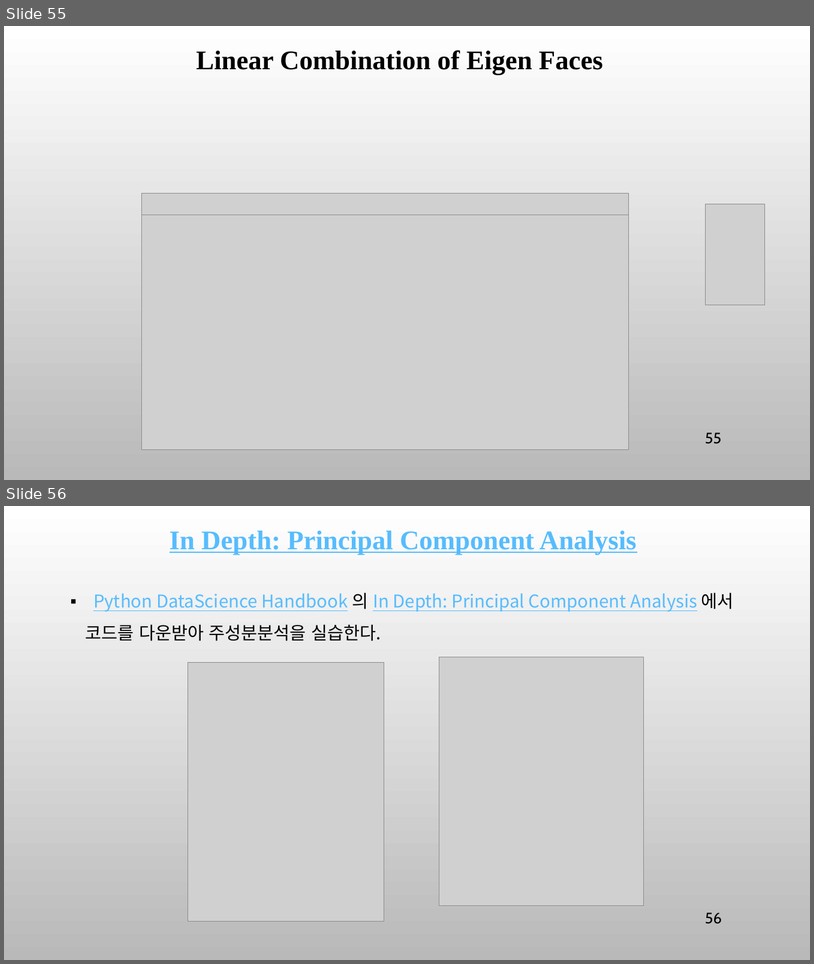
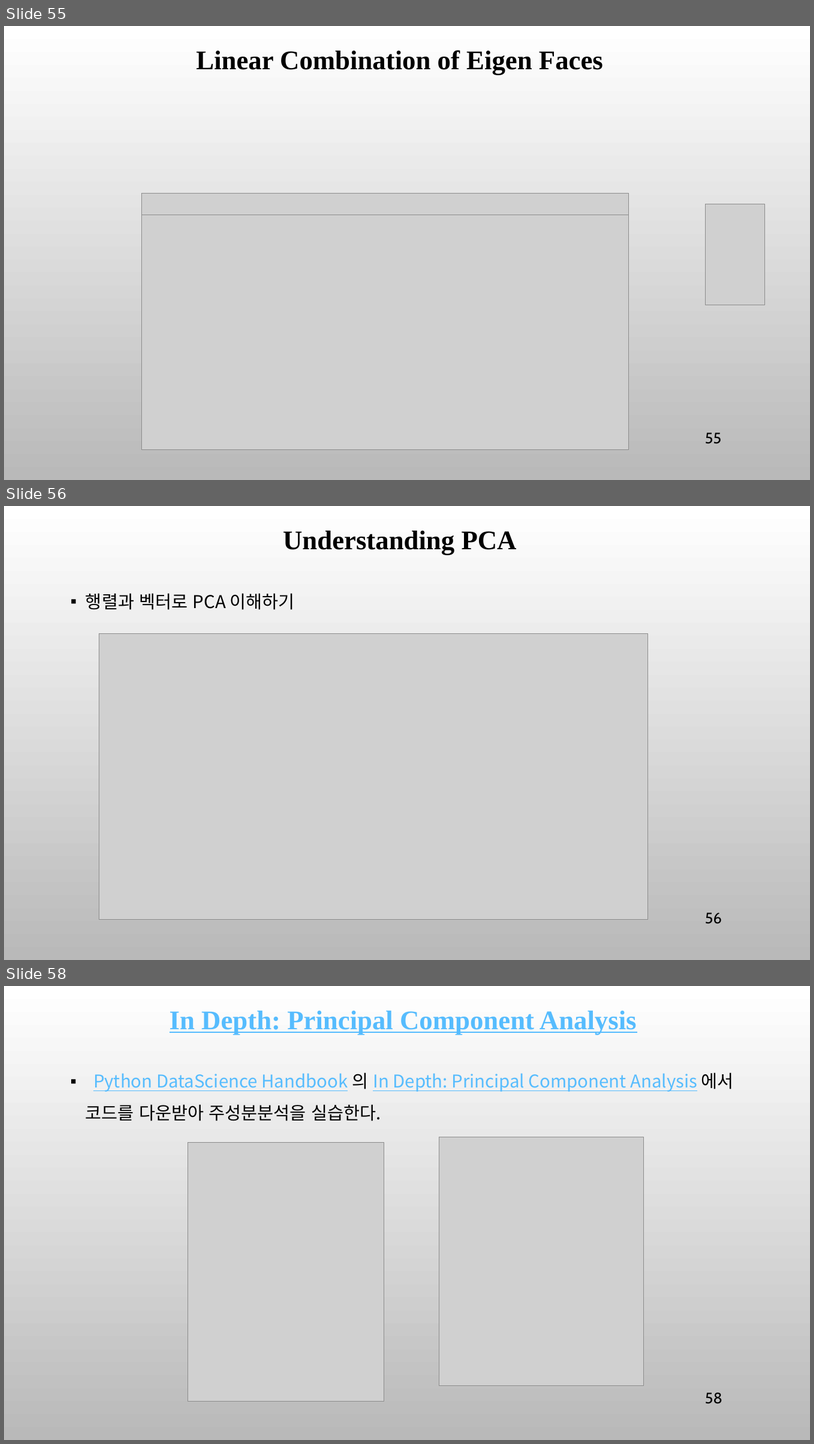
Before and after one commit to ancestor9/mathematics-for-machine-learning, a slide deck: 7_Applications of mathematics.pptx. Shown one above the other, each under a label of ours: slides 55 and 56 before the commit, slides 55, 56 and 58 after it; the slides between them are not shown. The pictures are 814x964 and 814x1444 pixels, drawn with LibreOffice and Linux fonts; fonts in the diff are those of the drawing; grey boxes stand for pictures; background and template pictures are left out. Boxes give left, top, right and bottom in pixels: in the first picture for what was removed or moved away, otherwise in the second. Text is boxed around its words. In the diff, an @@ line names an element or a change of style, - is before the commit and + after.

```diff
--- a/7_Applications of mathematics.pptx
+++ b/7_Applications of mathematics.pptx
@@ slide 56 added at <box>4,506,810,960</box>, background picture (left out) @@
@@ text added at <box>283,531,517,555</box>, 32 pt, text #000000, bold @@
+Understanding PCA
@@ text added at <box>86,593,295,610</box>, 21 pt, text #000000 @@
+▪ 행렬과 벡터로 PCA 이해하기
@@ picture added at <box>99,634,649,920</box> @@
@@ page number added at <box>705,912,722,924</box>, 18 pt, text #000000 @@
+56
@@ what was slide 56 is now slide 58 @@
@@ page number at <box>705,1392,723,1404</box>: text changed @@
-56
+58
```
Also in this commit, not shown: 1 slide changed, 1 other slide added.
